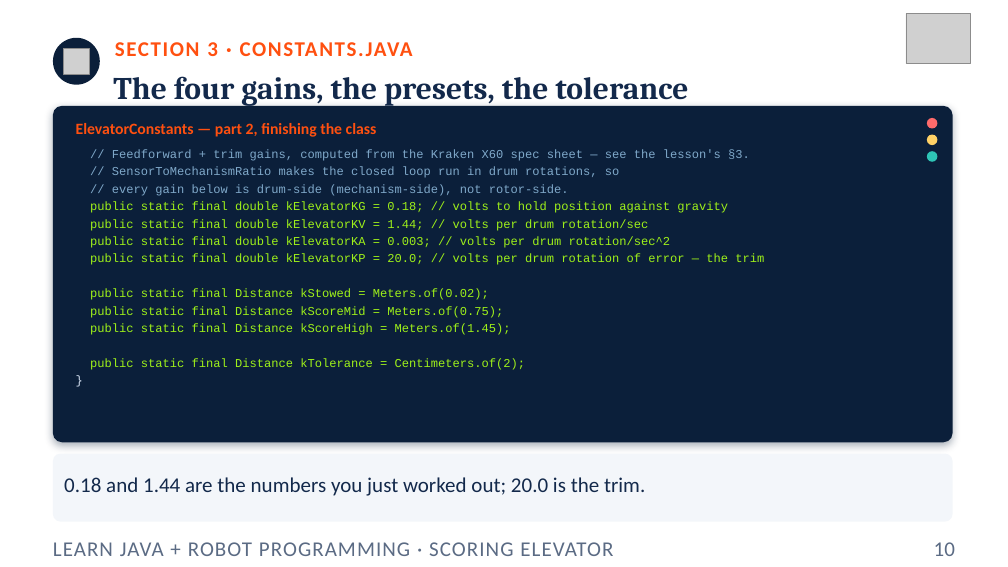
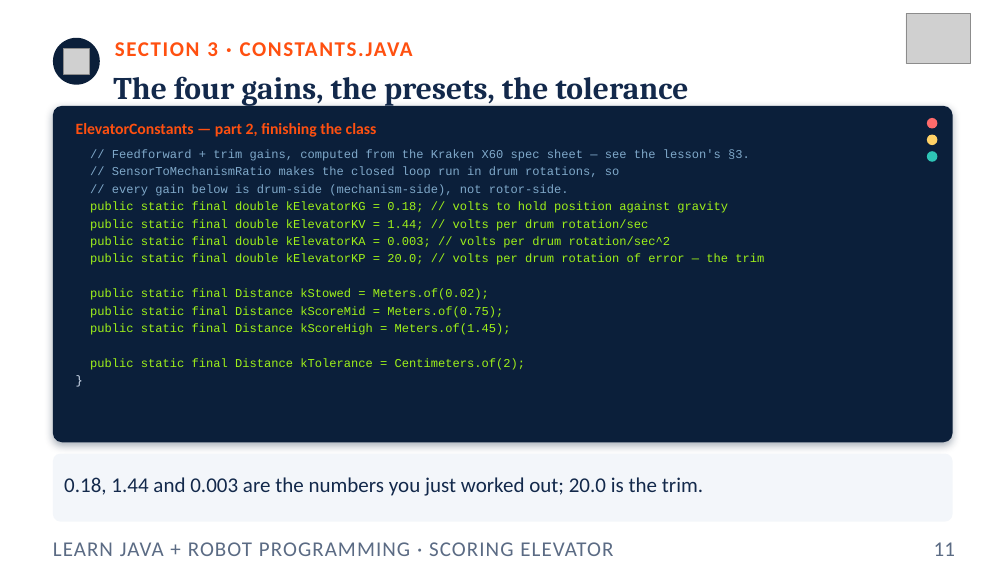
Before and after one commit to FRC5010/BasicRobotLessons, a slide deck: slide 11 of docs/presentations/v3/18-elevator.pptx (slide 10 before the commit). Drawn at 1008x567 pixels with LibreOffice and Linux fonts; fonts in the diff are those of the drawing; grey boxes stand for pictures. Boxes give left, top, right and bottom in pixels: in the first picture for what was removed or moved away, otherwise in the second. Text is boxed around its words. In the diff, an @@ line names an element or a change of style, - is before the commit and + after.

```diff
--- a/docs/presentations/v3/18-elevator.pptx
+++ b/docs/presentations/v3/18-elevator.pptx
@@ text at <box>64,477,703,496</box>: text changed @@
-0.18 and 1.44 are the numbers you just worked out; 20.0 is the trim.
+0.18, 1.44 and 0.003 are the numbers you just worked out; 20.0 is the trim.
@@ text at <box>934,542,955,556</box>: text changed @@
-10
+11
```
Also in this commit, not shown: 29 other slides changed, 1 slide added, 2 other files.
